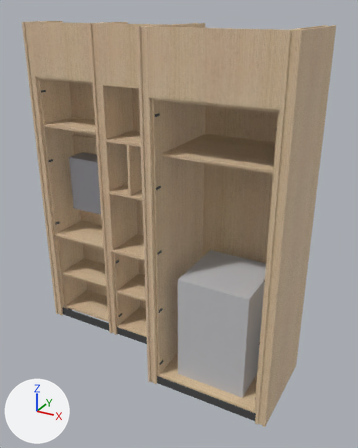
One commit to the glTF model 2025-284-C04-Resepsjon-hoyskap/sim/korpus.glb: the scene before it, then after it.
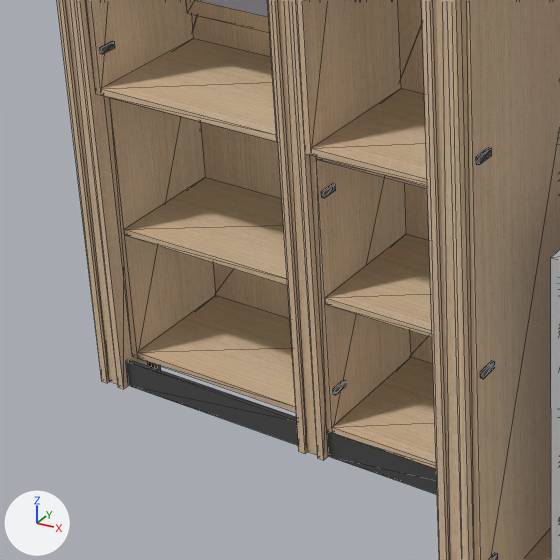
Each version is shown whole from a camera (50 mm lens) standing at (3208.0, -3591.0, 2913.0) and looking at (1421.0, -341.0, 1288.0), then close up on the part from 8% to 50% of the width and 47% to 81% of the height. Every picture has the same lights, and +X, +Y and +Z are marked at lower left. The first two pictures are the older version. The close-ups show mesh edges as thin lines. Vertices at exactly the same position are counted once.

Names of what the first close-up shows: '2025-284 Resepsjon høyskap'.
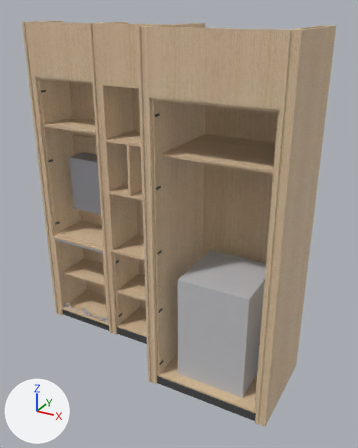
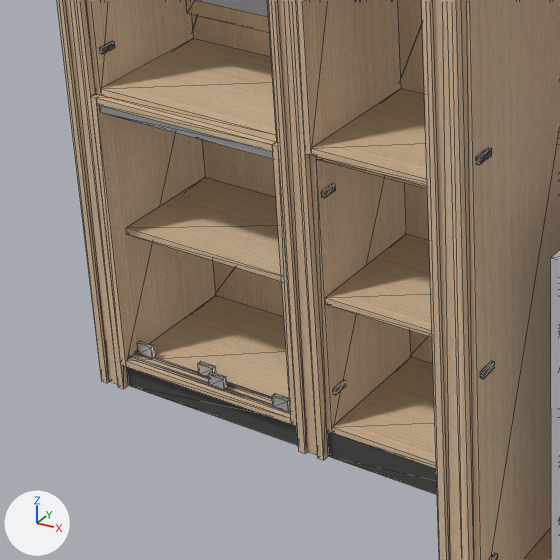
Pixel boxes (x1, y1, x2, y2) of what changed, in the close-ups (560 x 560 px; the box of a moved part takes in the faces that stretch with it):
part 1 of me_mesh_0, moved or reshaped (not visible afterwards): before (148, 362, 161, 370)
part 2 of me_mesh_0, added: after (135, 351, 272, 401)
part 3 of me_mesh_0, added: after (100, 105, 273, 159)
part 4 of me_mesh_0, added: after (129, 355, 291, 414)
part 5 of me_mesh_0, added: after (137, 341, 156, 359)
part 6 of me_mesh_0, added: after (198, 361, 216, 378)
part 7 of me_mesh_0, added: after (208, 372, 227, 390)
part 8 of me_mesh_0, added: after (272, 394, 290, 412)
part 9 of me_mesh_0, moved or reshaped: before (104, 96, 296, 413); after (91, 94, 297, 426)

The change, as a list of edits to the scene's bpy script:
```text
Add mat_aluminium:
    mat_aluminium = principled_material('Aluminium')
    mat_aluminium.base_color = (0.75, 0.76, 0.78)  # white #e1e2e5
    mat_aluminium.metallic = 0.8
    mat_aluminium.roughness = 0.4
Change me_mesh_0:
    used by ob_2025_284_resepsjon_høyskap; location = (0.0, 0.0, 0.0)
    verts and faces of me_mesh_0; kept vertices keep their numbers, new ones are numbered from 629
    before: 96 (80.0, -352.0, 80.0) at pixel (132, 356), 99 (80.0, -352.0, 900.0), 100 (99.0, -352.0, 80.0) at pixel (137, 358), 103 (99.0, -352.0, 900.0), 104 (661.0, -352.0, 80.0)
    before: 107 (661.0, -352.0, 900.0), 108 (680.0, -352.0, 80.0), 111 (680.0, -352.0, 900.0), 113 (99.0, -352.0, 99.0) at pixel (137, 352), 115 (661.0, -352.0, 99.0)
    before: 116 (99.0, -352.0, 881.0) at pixel (109, 97), 118 (661.0, -352.0, 881.0), 124 (100.0, -350.0, 470.0) at pixel (125, 235), 127 (100.0, -350.0, 489.0) at pixel (124, 229), 128 (660.0, -350.0, 470.0)
    before: 131 (660.0, -350.0, 489.0)
    remove me_mesh_0.from_pydata(...)  # 629 vertices, 1064 faces; spans x 0.0..2417.0, y -805.0..0.0, z 0.0..2797.0
    add me_mesh_0.from_pydata(...)  # 701 vertices, 1172 faces; spans x 0.0..2417.0, y -805.0..0.0, z 0.0..2797.0
    me_mesh_0 part 1: the loose piece of 8 vertices spanning x 108.0..132.0, y -324.0..-300.0, z 0.0..80.0 is moved by (0.0, -48.0, 0.0)
    me_mesh_0 part 2: a new loose piece, a box spanning x 99.0..661.0, y -360.0..-354.0, z 99.0..106.0, in mat_aluminium (white #e1e2e5)
    me_mesh_0 part 3: a new loose piece, a box spanning x 99.0..661.0, y -392.0..-376.0, z 856.0..881.0, in mat_aluminium (white #e1e2e5)
    me_mesh_0 part 4: a new loose piece, a box spanning x 99.0..661.0, y -386.5..-380.5, z 99.0..106.0, in mat_aluminium (white #e1e2e5)
    me_mesh_0 part 5: a new loose piece, a box spanning x 114.0..164.0, y -364.0..-350.0, z 106.0..141.0, in mat_aluminium (white #e1e2e5)
    me_mesh_0 part 6: a new loose piece, a box spanning x 326.0..376.0, y -364.0..-350.0, z 106.0..141.0, in mat_aluminium (white #e1e2e5)
    me_mesh_0 part 7: a new loose piece, a box spanning x 384.0..434.0, y -390.0..-377.0, z 106.0..141.0, in mat_aluminium (white #e1e2e5)
    me_mesh_0 part 8: a new loose piece, a box spanning x 596.0..646.0, y -390.0..-377.0, z 106.0..141.0, in mat_aluminium (white #e1e2e5)
    me_mesh_0 part 9
    add for i in [96, 99, 100, 103, 104, 107, 108, 111, 113, 115, 116, 118]: verts[i] += (0.0, -48.0, 0.0)
    add for i in [124, 127, 128, 131]: verts[i] += (0.0, 8.0, 0.0)
    other edits to the shape of me_mesh_0 do not show in these pictures
    add me_mesh_0.materials.append(mat_aluminium)  # white #e1e2e5
```
